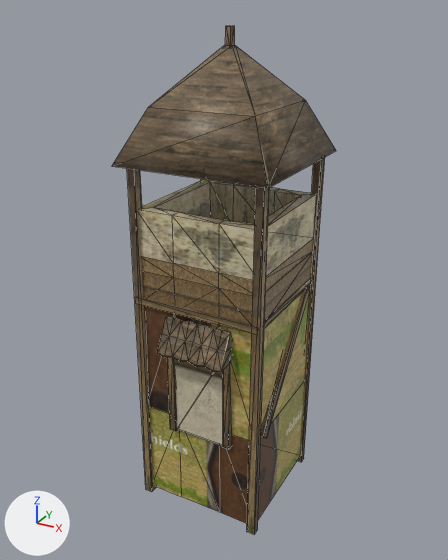
A saved change to the COLLADA model art/meshes/structural/suebians/wood_tower.dae.
Before and after are seen from a 50 mm lens placed at (12.6, -23.4, 17.7), pointed at (-0.2, -0.1, 6.1). Every picture has the same lights, and +X, +Y and +Z are marked at lower left. Mesh edges are drawn as thin lines. Where no turn or scale is listed for an object, it has been applied to the vertices.

The scene before the commit, as lines of its bpy script (objects in view):
```python
me_cube_3621 = bpy.data.meshes.new('Cube.3621')
me_cube_3621.from_pydata(...)  # 235 vertices, 366 faces; spans x -3.5..3.5, y -3.8..3.7, z -5.3..17.1
me_cube_3621.materials.append(mat_textura_suevos)  # picture img_sueb_struct_png
ob_wood_tower = bpy.data.objects.new('wood_tower', me_cube_3621)
ob_wood_tower.location = (0.0, 0.0, 0.0)
```
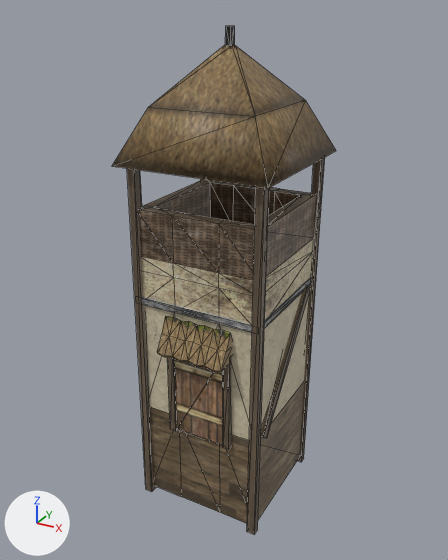
Pixel boxes (x1, y1, x2, y2) of what changed, in the pictures (448 x 560 px):
part 1 of me_cube_3621, cut back
    before: (135, 277, 312, 335)
    after: (142, 277, 312, 332)
part 2 of me_cube_3621, surface changed
    both: (113, 25, 329, 534)

The change, as a diff of the scene's bpy script:
```diff
--- a/art/meshes/structural/suebians/wood_tower.dae.py
+++ b/art/meshes/structural/suebians/wood_tower.dae.py
@@ me_cube_3621 @@
 # used by ob_wood_tower; location = (0.0, 0.0, 0.0)
-me_cube_3621.from_pydata(...)  # 235 vertices, 366 faces; spans x -3.5..3.5, y -3.8..3.7, z -5.3..17.1
+me_cube_3621.from_pydata(...)  # 216 vertices, 316 faces; spans x -3.5..3.5, y -3.8..3.7, z -5.3..17.1
+# me_cube_3621 part 1
+# 23 vertices are removed from x -1.5..1.8, y -2.8..-2.3, z 3.6..4.5
+# 52 faces are deleted
+# 4 vertices move within x -3.1..3.1, y -3.1, z 5.5..5.8
+# 4 vertices are added at (1.1, 2.4, 5.7), (-1.0, 2.4, 5.7), (-1.0, 2.4, 7.8), (1.1, 2.4, 7.8)
+# 2 new faces join them
+# me_cube_3621 part 2: 312 kept faces spanning x -3.5..3.5, y -3.8..3.7, z -5.3..17.1 get new texture (UV) coordinates
 me_cube_3621.materials.append(mat_textura_suevos)
```
